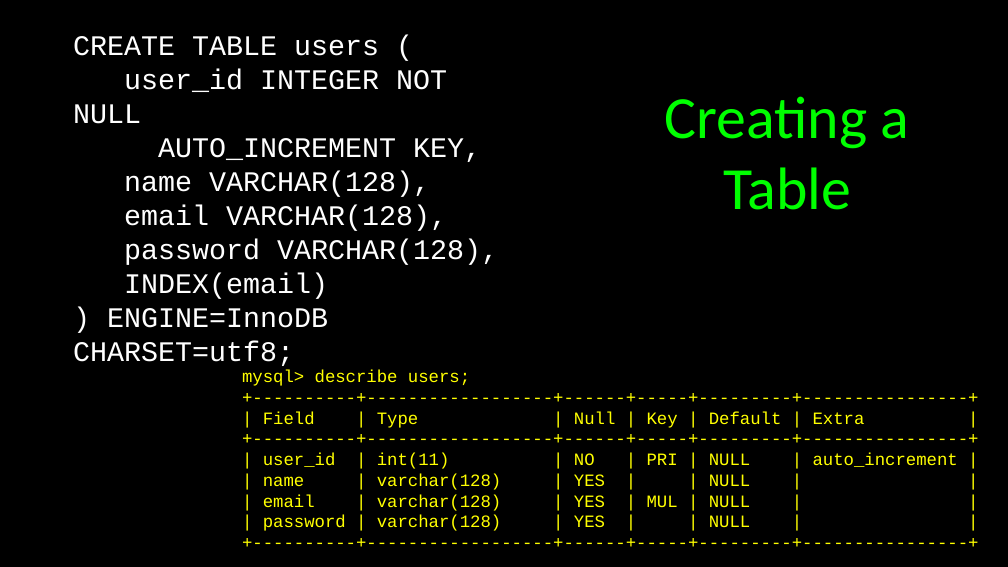
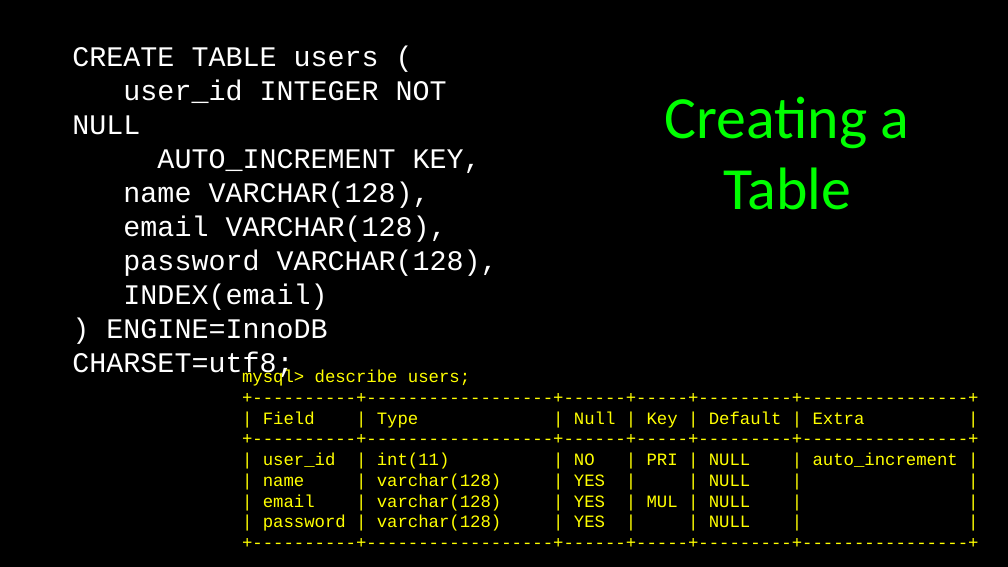
Before and after one commit to csev/wa4e, a slide deck: slide 7 of lectures/PHP-08-MySQL-PDO.ppt. Drawn at 1008x567 pixels with LibreOffice and Linux fonts; fonts in the diff are those of the drawing. Boxes give left, top, right and bottom in pixels: in the first picture for what was removed or moved away, otherwise in the second. Text is boxed around its words. In the diff, an @@ line names an element or a change of style, - is before the commit and + after.

```diff
--- a/lectures/PHP-08-MySQL-PDO.ppt
+++ b/lectures/PHP-08-MySQL-PDO.ppt
@@ text "CREATE TABLE users (": place and size @@
-text "CREATE TABLE users (" at <box>73,36,498,366</box>
+text "CREATE TABLE users (" at <box>72,47,498,380</box>
```
Also in this commit, not shown: 2 other files.
